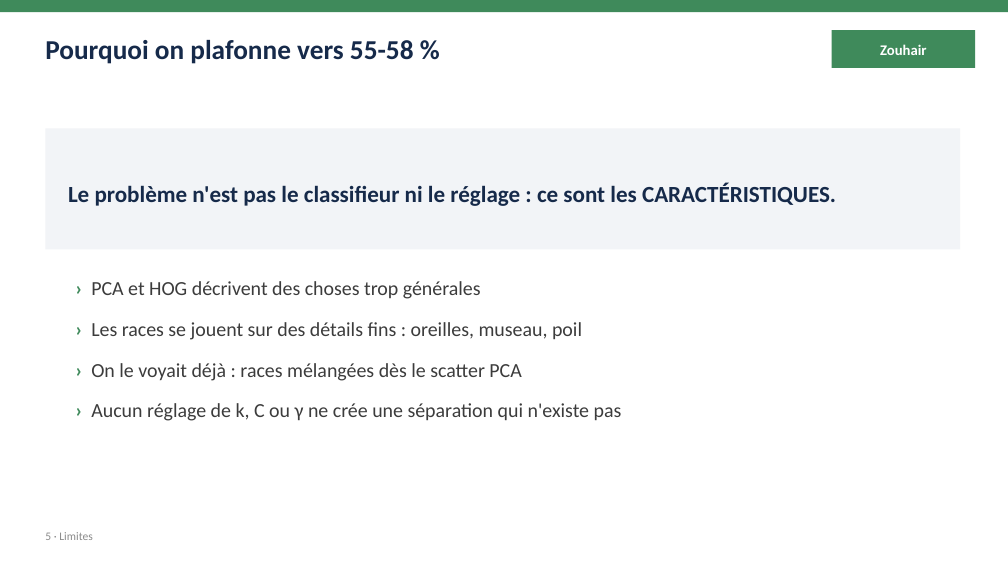
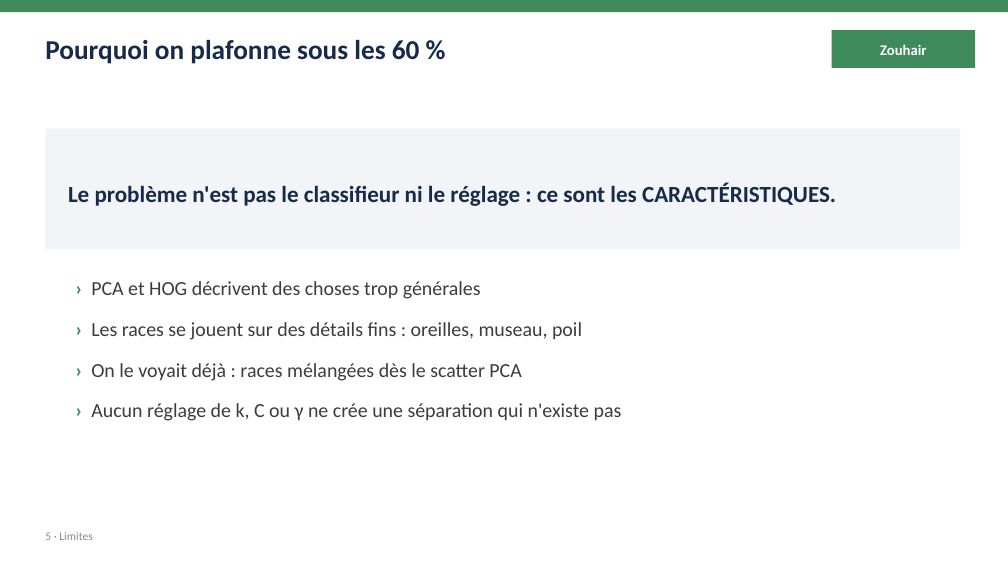
Before and after one commit to BnRomain/Intro-ML, a slide deck: slide 13 of presentation/presentation.pptx. Drawn at 1008x567 pixels with LibreOffice and Linux fonts; fonts in the diff are those of the drawing. Boxes give left, top, right and bottom in pixels: in the first picture for what was removed or moved away, otherwise in the second. Text is boxed around its words. In the diff, an @@ line names an element or a change of style, - is before the commit and + after.

```diff
--- a/presentation/presentation.pptx
+++ b/presentation/presentation.pptx
@@ text at (45, 40, 420, 64): text changed @@
-Pourquoi on plafonne vers 55-58 %
+Pourquoi on plafonne sous les 60 %
```
Also in this commit, not shown: 7 other slides changed, 6 other files.
